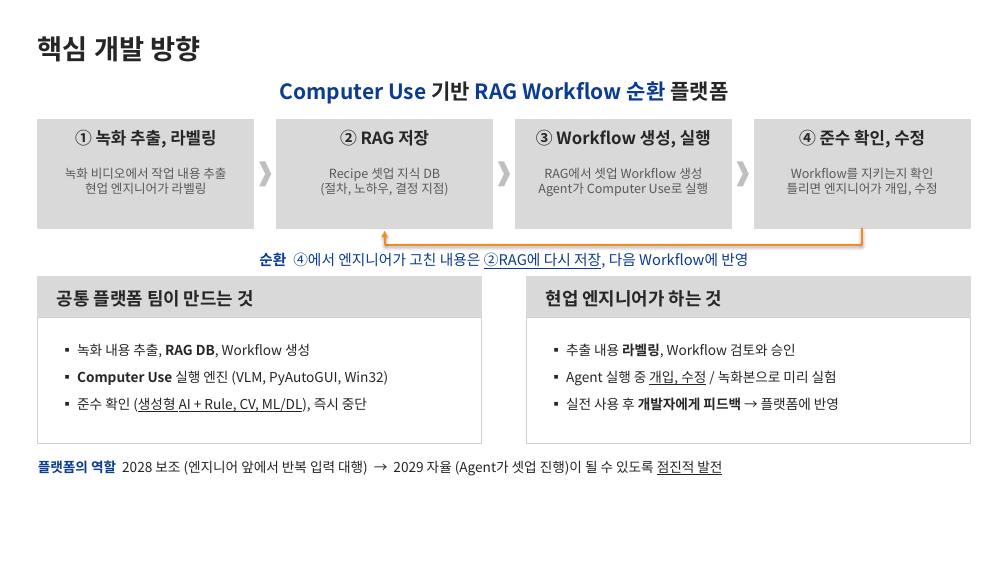
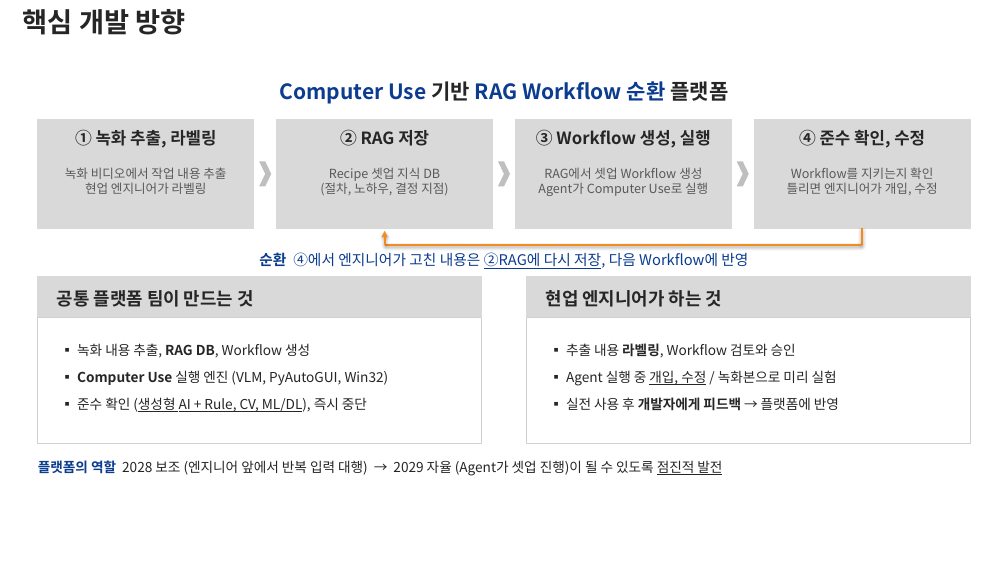
Before and after one commit to DarrenKoi/pm_notes, a slide deck: slide 6 of my-task/arc-tf/deliverables/arc-tf-team-full.pptx. Drawn at 1008x567 pixels with LibreOffice and Linux fonts; fonts in the diff are those of the drawing. Boxes give left, top, right and bottom in pixels: in the first picture for what was removed or moved away, otherwise in the second. Text is boxed around its words. In the diff, an @@ line names an element or a change of style, - is before the commit and + after.

```diff
--- a/my-task/arc-tf/deliverables/arc-tf-team-full.pptx
+++ b/my-task/arc-tf/deliverables/arc-tf-team-full.pptx
@@ text "핵심 개발 방향": place and size @@
-text "핵심 개발 방향" at bbox=[38, 36, 201, 62]
+text "핵심 개발 방향" at bbox=[23, 9, 186, 35]
```
Also in this commit, not shown: 14 other slides changed, 4 other files.
